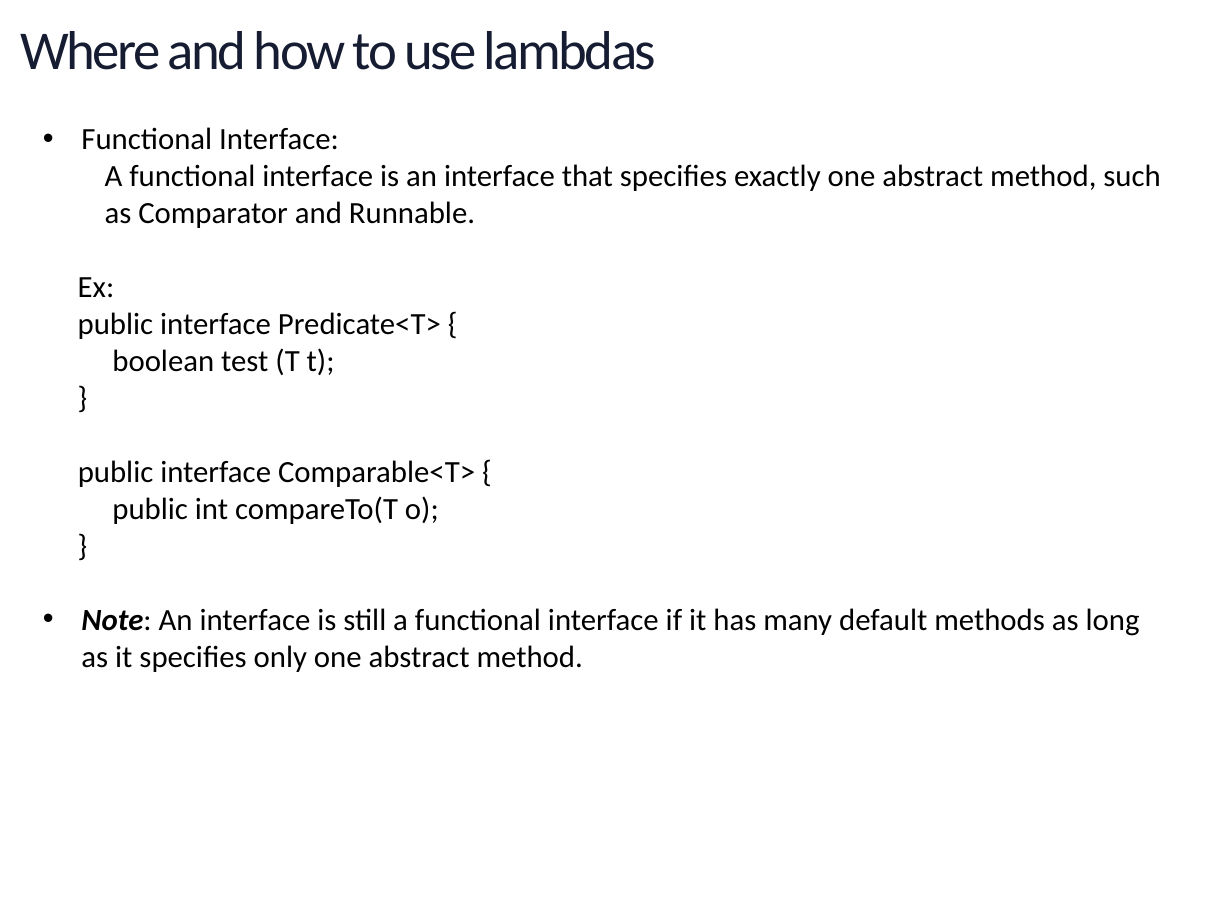
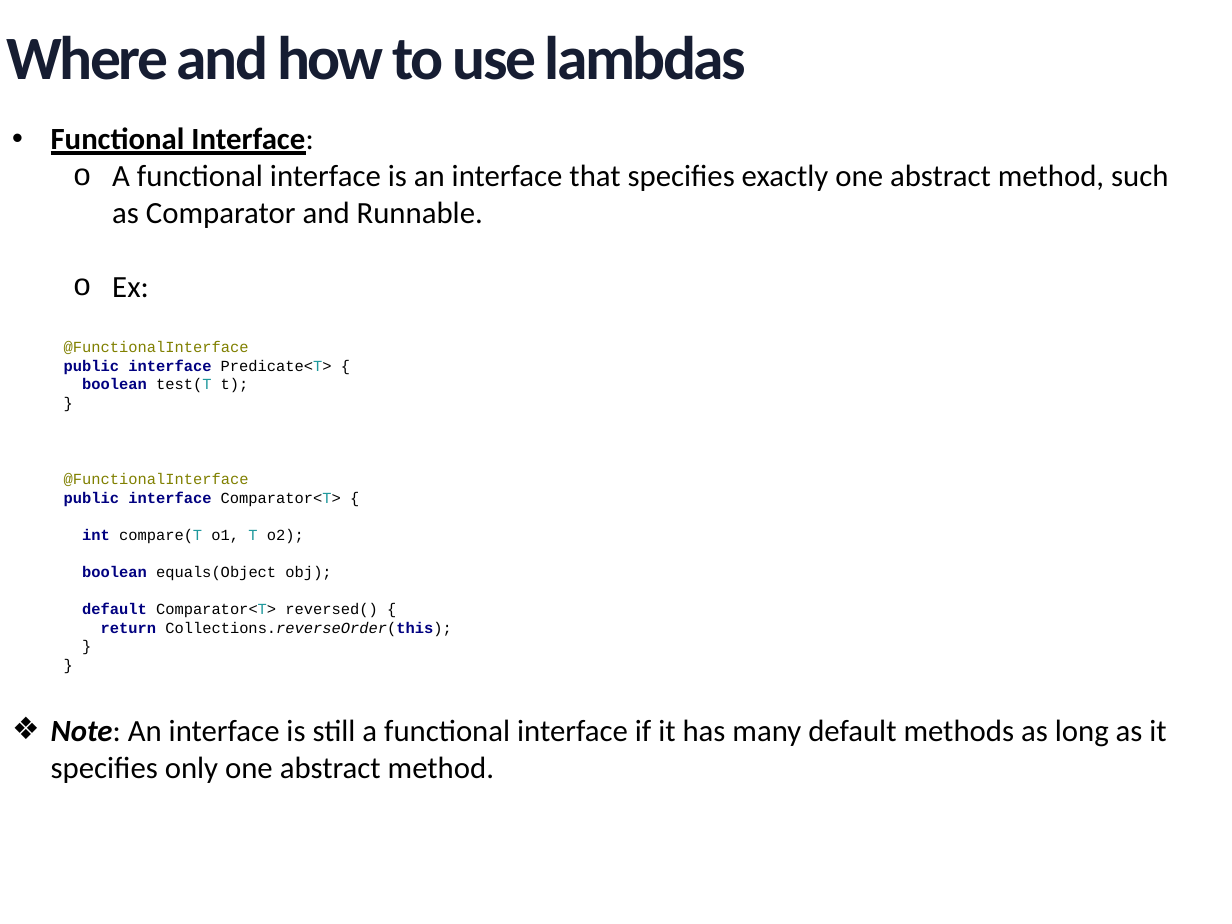
Before and after one commit to minhntk/jdk8, a slide deck: slide 6 of document/Lambda Expression.pptx (slide 5 before the commit). Drawn at 1232x924 pixels with LibreOffice and Linux fonts; fonts in the diff are those of the drawing; background and template pictures are left out. Boxes give left, top, right and bottom in pixels: in the first picture for what was removed or moved away, otherwise in the second. Text is boxed around its words. In the diff, an @@ line names an element or a change of style, - is before the commit and + after.

```diff
--- a/document/Lambda Expression.pptx
+++ b/document/Lambda Expression.pptx
@@ title "Where and how to use ..." moved from (x1=21, y1=31, x2=656, y2=70) to (x1=6, y1=35, x2=746, y2=80) @@
@@ title "Where and how to use ..." at (x1=6, y1=35, x2=746, y2=80): size 32 to 36 pt, bold on @@
@@ text "Functional Interface:" moved from (x1=78, y1=127, x2=1160, y2=672) to (x1=51, y1=127, x2=1168, y2=783) @@
@@ text "Functional Interface:" at (x1=51, y1=127, x2=1168, y2=783): bold on, underline on in "Functional Interface:"; bullet none to o; list level 1 to 2 in "Ex:"; bullet • to ❖ @@
@@ text at (x1=78, y1=312, x2=475, y2=524): paragraphs removed @@
-public interface Predicate<T> {
-boolean test (T t);
-}
-public interface Comparable<T> {
-public int compareTo(T o);
-}
@@ text added at (x1=64, y1=341, x2=332, y2=393), 9 pt, text #000080 @@
+@FunctionalInterface
+public interface Predicate<T> {
+boolean test(T t);
+}
@@ text added at (x1=64, y1=473, x2=451, y2=637), 9 pt, text #000000 @@
+@FunctionalInterface
+public interface Comparator<T> {
+int compare(T o1, T o2);
+boolean equals(Object obj);
+default Comparator<T> reversed() {
+return Collections.reverseOrder(this);
+}
+}
```
Also in this commit, not shown: 4 other slides changed, 7 slides added, 1 slide removed, 2 other files.
